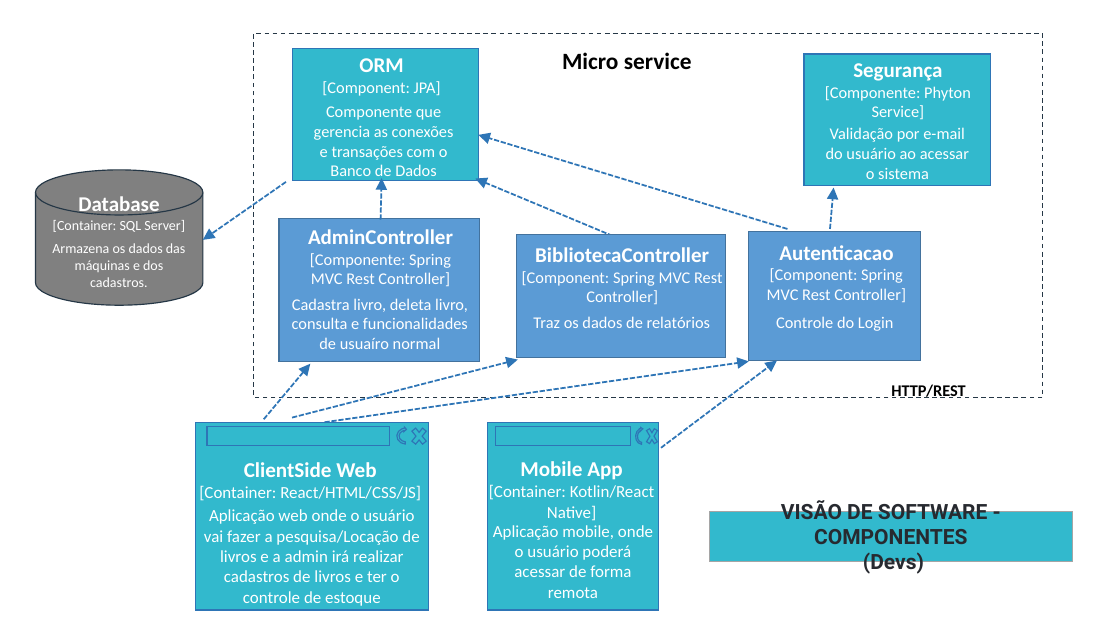
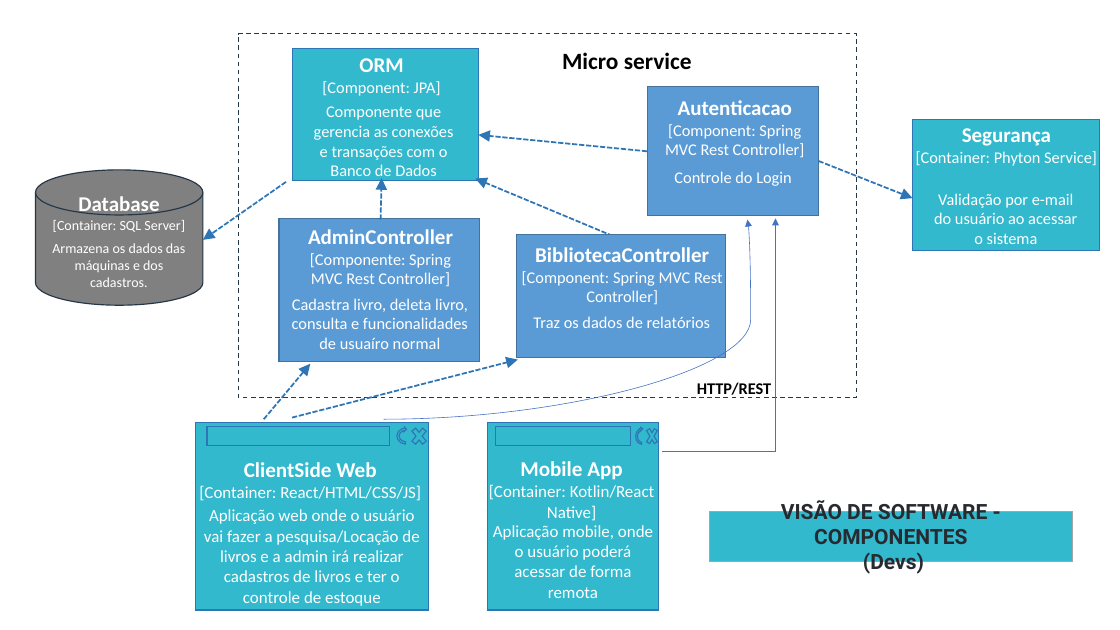
Before and after one commit to Luis-Silva80/grupo05-adsa, a slide deck: slide 3 of Documentação/EngenhariaDeSoftware/Arquitetura/ArquiteturaSoftware.pptx. Drawn at 1120x630 pixels with LibreOffice and Linux fonts; fonts in the diff are those of the drawing. Boxes give left, top, right and bottom in pixels: in the first picture for what was removed or moved away, otherwise in the second. Text is boxed around its words. In the diff, an @@ line names an element or a change of style, - is before the commit and + after.

Commit message:
ajustes diagrama de componentes

```diff
--- a/Documentação/EngenhariaDeSoftware/Arquitetura/ArquiteturaSoftware.pptx
+++ b/Documentação/EngenhariaDeSoftware/Arquitetura/ArquiteturaSoftware.pptx
@@ rectangle: place and size @@
-rectangle at (254, 34, 1044, 397)
+rectangle at (239, 34, 857, 397)
@@ 2 texts, 1 rectangle: place and size @@
-2 texts, 1 rectangle at (749, 231, 920, 360)
+2 texts, 1 rectangle at (647, 87, 818, 216)
@@ text "Segurança": place and size @@
-text "Segurança" at (825, 63, 971, 120)
+text "Segurança" at (916, 151, 1097, 166)
@@ rectangle: place and size @@
-rectangle at (804, 54, 991, 185)
+rectangle at (912, 119, 1099, 250)
@@ arrow moved from (787, 229) - (479, 135) to (647, 151) - (479, 135) @@
@@ arrow moved from (830, 229) - (833, 187) to (818, 161) - (912, 198) @@
@@ text at (916, 151, 1097, 166): text changed @@
-[Componente: Phyton Service]
+[Container: Phyton Service]
@@ text "Validação por e-mail do usuário ...": place and size @@
-text "Validação por e-mail do usuário ..." at (826, 127, 969, 179)
+text "Validação por e-mail do usuário ..." at (934, 193, 1077, 244)
@@ curved arrow added from (384, 419) to (748, 220), #4472C4 0.5 pt @@
@@ elbow arrow added from (662, 453) to (776, 218), #4472C4 0.5 pt @@
@@ arrow removed from (324, 423) to (749, 361) @@
@@ arrow removed from (661, 448) to (777, 360) @@
@@ text "HTTP/REST": place and size @@
-text "HTTP/REST" at (891, 384, 965, 398)
+text "HTTP/REST" at (697, 382, 771, 398)
```
Also in this commit, not shown: 3 other slides changed.
